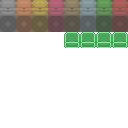
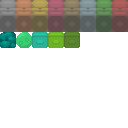
Comparing the layer stacks of the two w=128, h=128 images. Changes:
painted on "pushBlock" over [0, 32, 128, 48]
